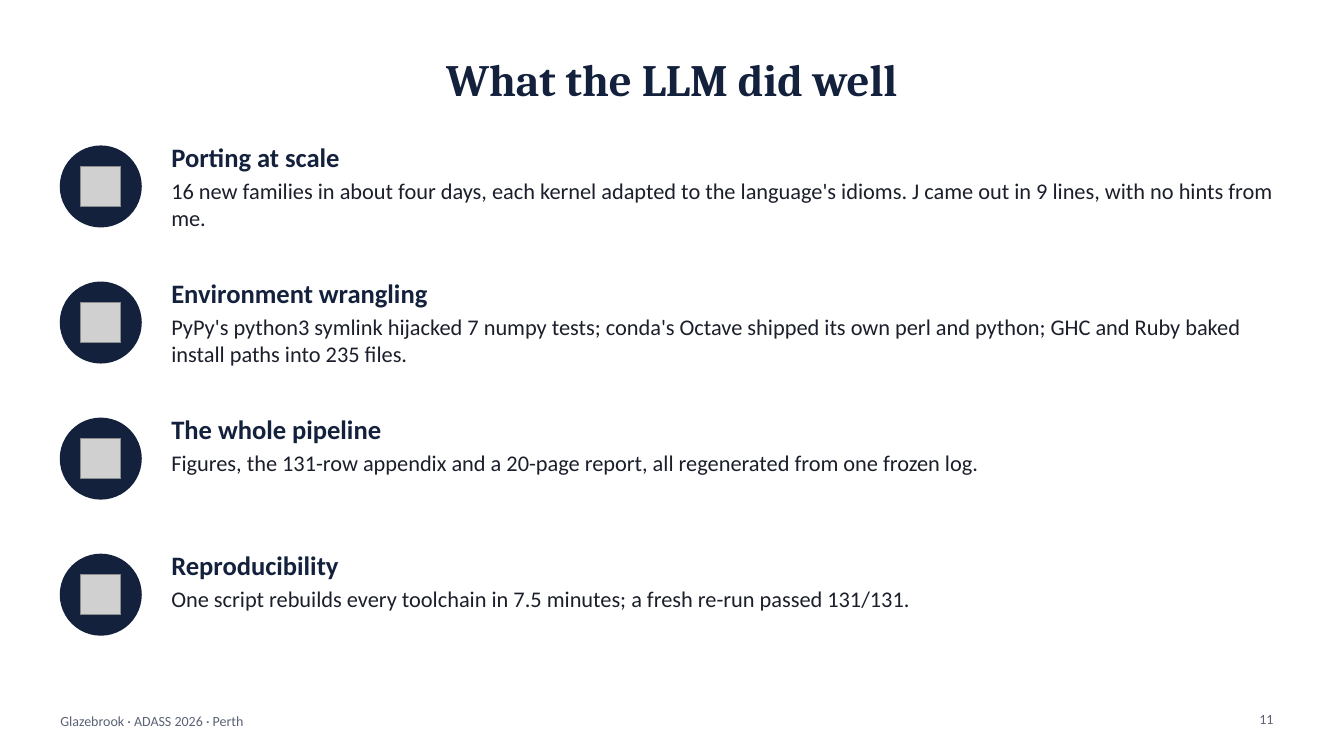
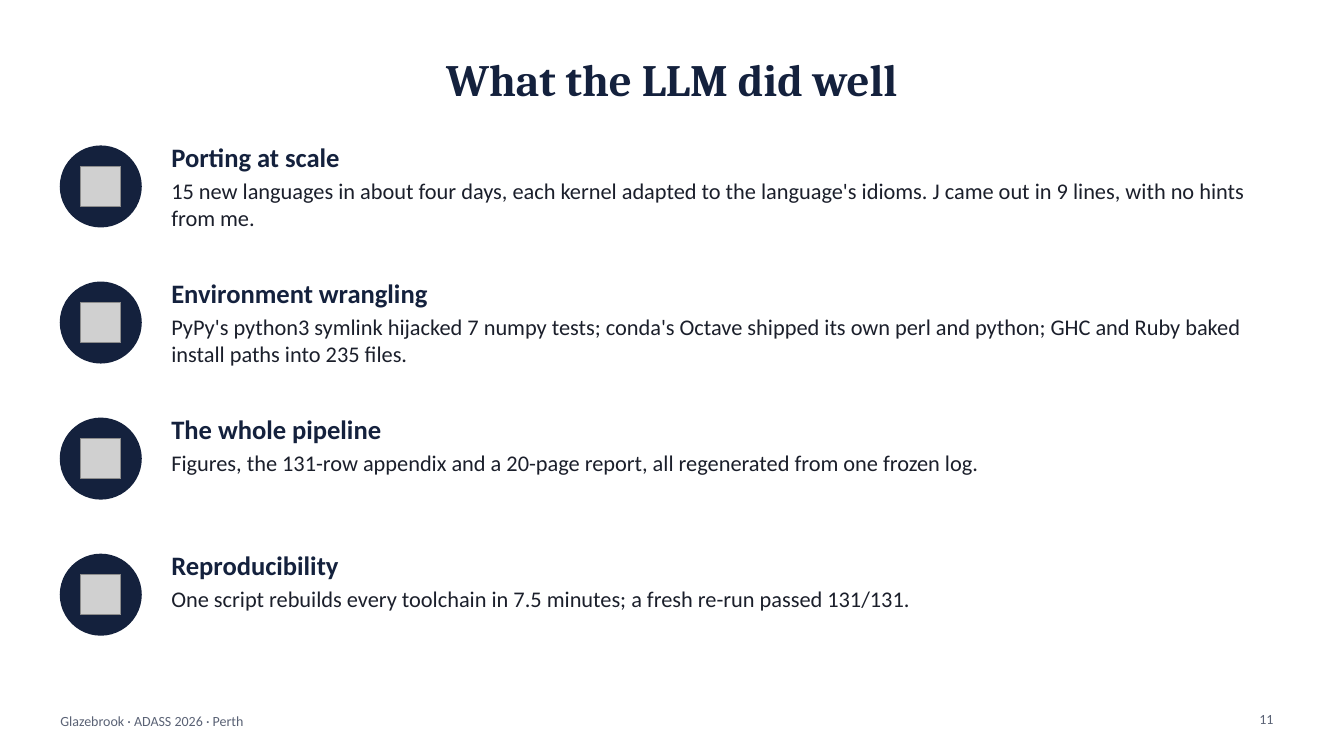
Before and after one commit to karlglazebrook/ADASS2026, a slide deck: slide 11 of talk/ADASS2026-talk.pptx. Drawn at 1344x756 pixels with LibreOffice and Linux fonts; fonts in the diff are those of the drawing; grey boxes stand for pictures. Boxes give left, top, right and bottom in pixels: in the first picture for what was removed or moved away, otherwise in the second. Text is boxed around its words. In the diff, an @@ line names an element or a change of style, - is before the commit and + after.

Commit message:
Count languages strictly: 27 (Keith's 12 + 15 new), not 29 families
C/C++ and Perl/PDL count as one language each, as in Shortridge (2019),
and PyPy is a Python implementation rather than a new language. The
report footnote explains why the per-family figure still has 29 rows.

```diff
--- a/talk/ADASS2026-talk.pptx
+++ b/talk/ADASS2026-talk.pptx
@@ text at <box>171,183,1244,226</box>: text changed @@
-16 new families in about four days, each kernel adapted to the language's idioms. J came out in 9 lines, with no hints from me.
+15 new languages in about four days, each kernel adapted to the language's idioms. J came out in 9 lines, with no hints from me.
```
Also in this commit, not shown: 2 other slides changed, 5 other files.
